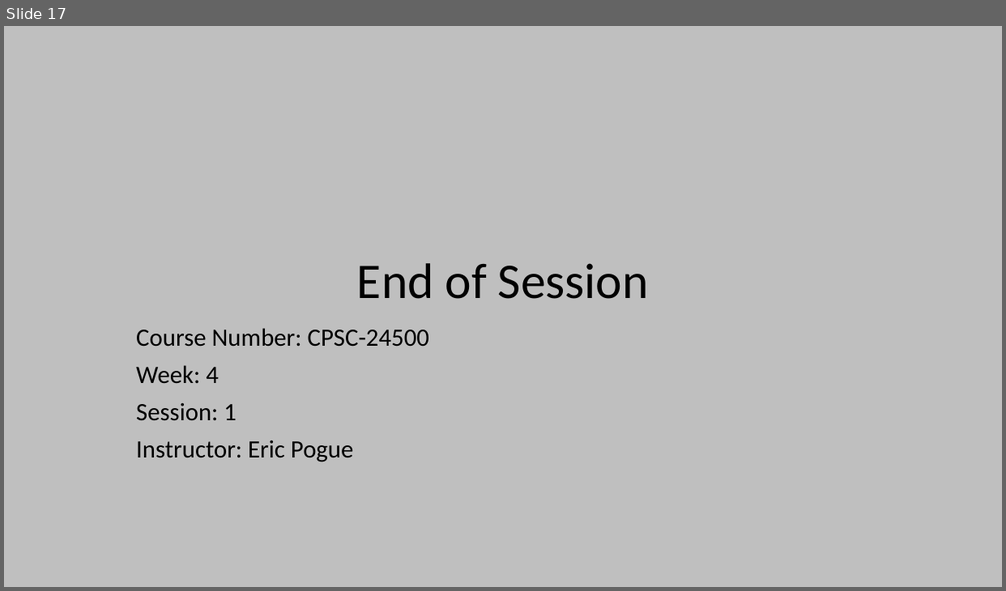
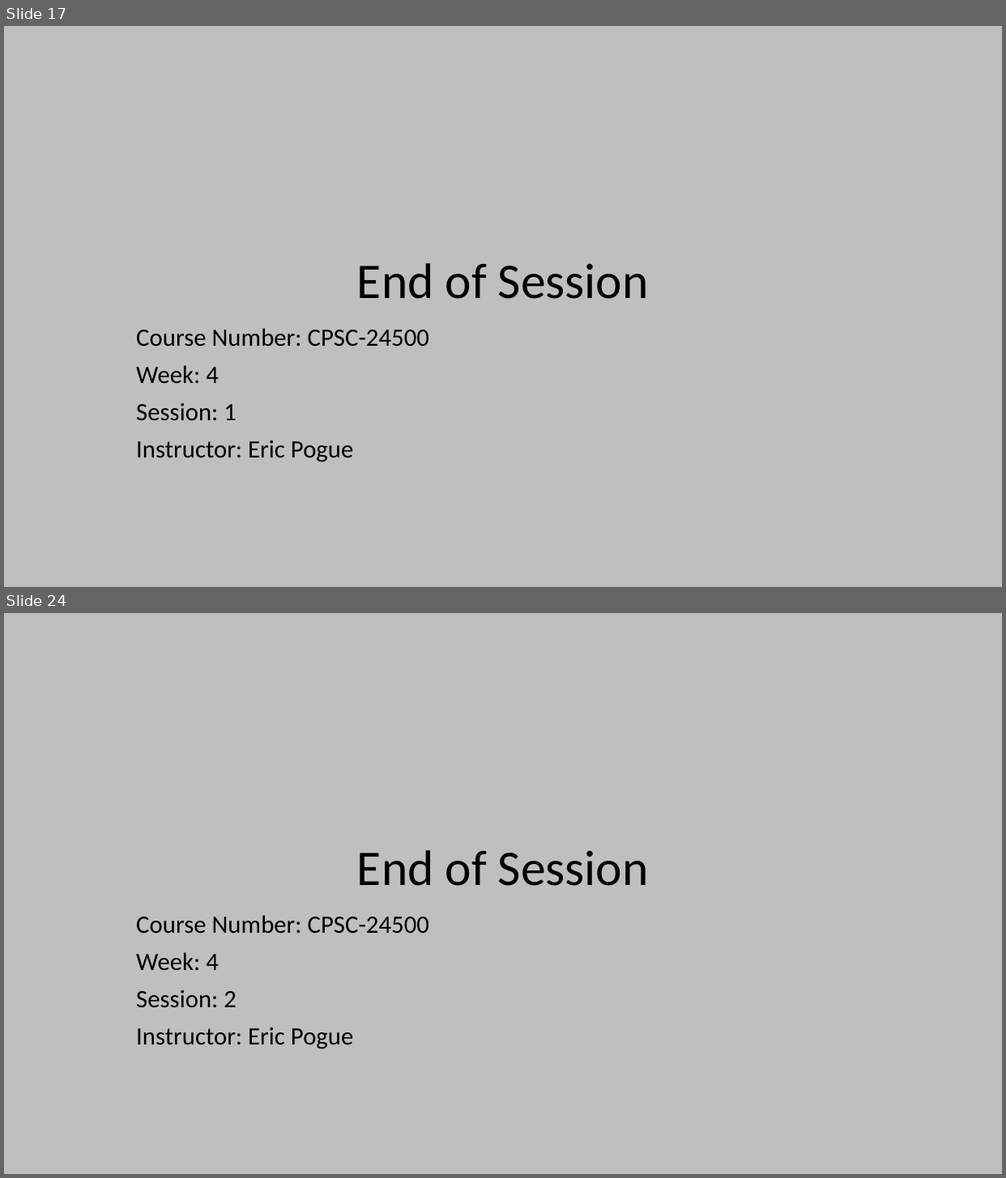
Before and after one commit to EricJPogue/www-epogue-info, a slide deck: CPSC-24500/Week04/2017SpringW04Slides.pptx. Shown one above the other, each under a label of ours: slide 17 before the commit, slides 17 and 24 after it; the slides between them are not shown. The pictures are 1006x591 and 1006x1178 pixels, drawn with LibreOffice and Linux fonts; fonts in the diff are those of the drawing. Boxes give left, top, right and bottom in pixels: in the first picture for what was removed or moved away, otherwise in the second. Text is boxed around its words. In the diff, an @@ line names an element or a change of style, - is before the commit and + after.

```diff
--- a/CPSC-24500/Week04/2017SpringW04Slides.pptx
+++ b/CPSC-24500/Week04/2017SpringW04Slides.pptx
@@ slide 24 added at box(4, 613, 1002, 1174), background #BFBFBF @@
@@ title added at box(357, 850, 649, 886), 48 pt, text #000000 @@
+End of Session
@@ subtitle added at box(136, 915, 429, 1050), 24 pt, text #000000 @@
+Course Number: CPSC-24500
+Week: 4
+Session: 2
+Instructor: Eric Pogue
```
Also in this commit, not shown: 6 other slides added, 3 other files.
